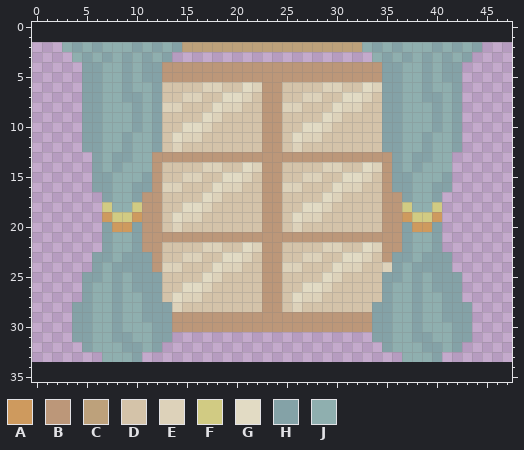
Two states of a pixel-art file, assets/02_architecture/01_genericPieces/03_furniture/window.aseprite. This is how it looked before the edit.
48x32 pixels, 1 frame. The old version is drawn lined up with the new one, on the new canvas.
Palette (. is transparent): A #ce9a5e  B #bc9779  C #bda17b  D #d4c3a9  E #ddd2ba  F #d1cb83  G #e2dbc4  H #84a2a7  J #8fafaf
The same view after the edit:
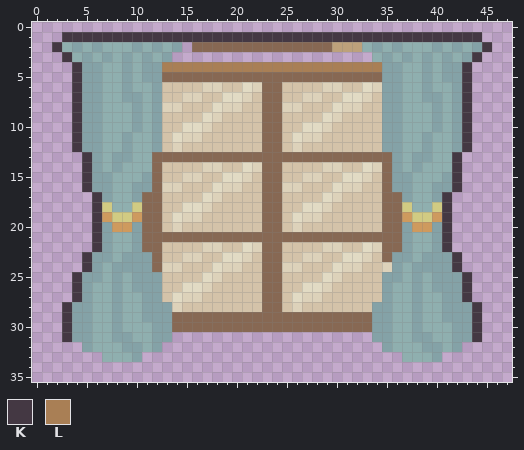
Colours new in this view: K #443843  L #a97f55
Edits made:
canvas 48x32 -> 48x36, the old top-left corner now at 0,2
Colour B changes from #bc9779 to #876853.
The edit turns colour C into colour B in row 2 at x 16 to 29.
There is now colour K in row 1 at x 3 to 44; in row 2 at x 2 and 45; in row 3 at x 3 and 44; in rows 4 to 12 at x 4 and 43; in rows 13 to 16 at x 5 and 42; in rows 17 to 22 at x 6 and 41.
There is now colour K in rows 23 to 24 at x 5 and 42; in rows 25 to 27 at x 4 and 43; in rows 28 to 31 at x 3 and 44.
The edit turns colour B into colour L in row 4 at x 13 to 34.
The author cleared colour C in row 2 at x 15.
Where, in picture pixels (left, top, right, bottom), the same in both pictures:
changed: (52, 32, 492, 342)
